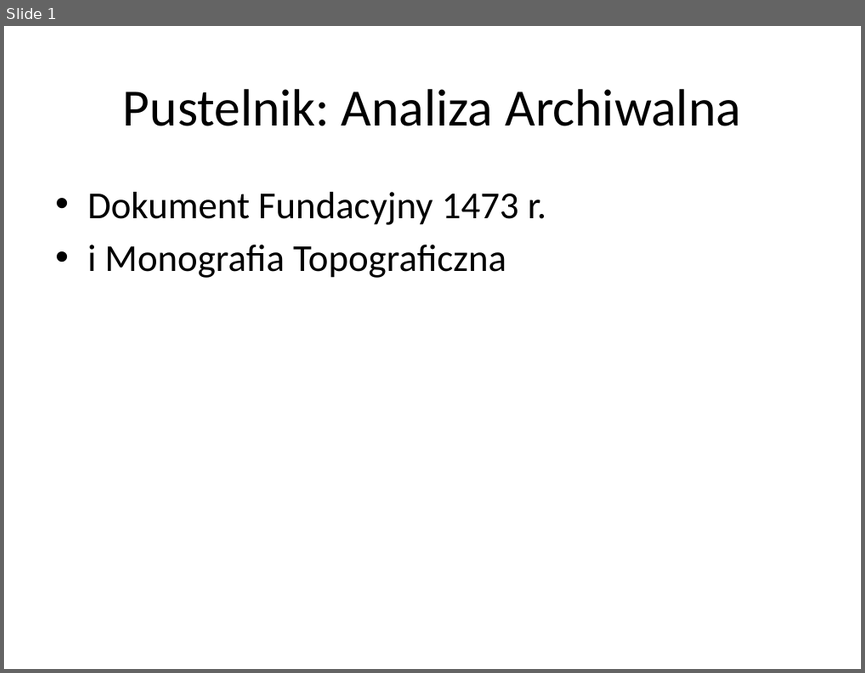
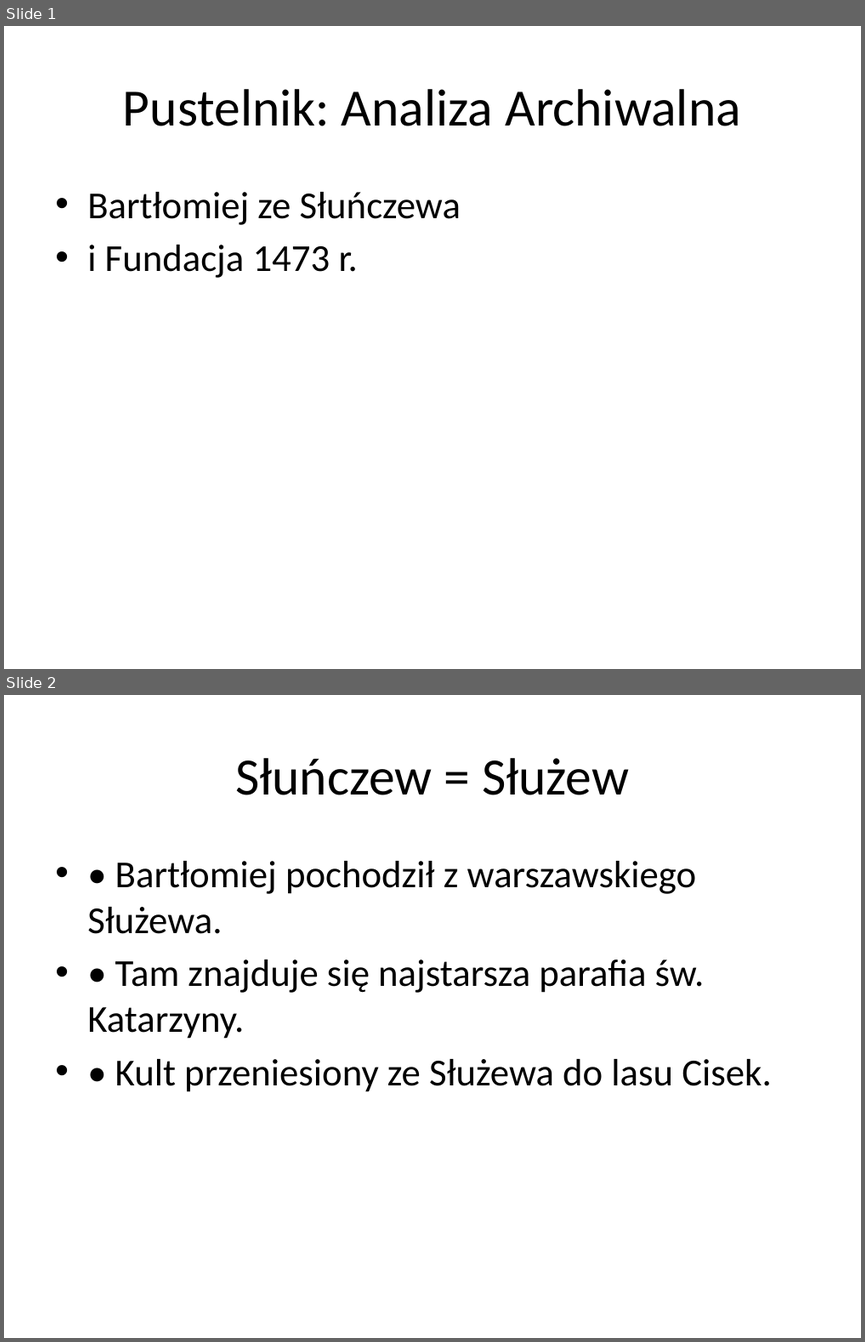
Before and after one commit to lindi2k23-eng/pustel, a slide deck: Analiza_Historyczno-Badawcza_Najnowszego Pustelnika170520266.pptx. Shown one above the other, each under a label of ours: slide 1 before the commit, slides 1 and 2 after it. The pictures are 865x673 and 865x1342 pixels, drawn with LibreOffice and Linux fonts; fonts in the diff are those of the drawing. Boxes give left, top, right and bottom in pixels: in the first picture for what was removed or moved away, otherwise in the second. Text is boxed around its words. In the diff, an @@ line names an element or a change of style, - is before the commit and + after.

```diff
--- a/Analiza_Historyczno-Badawcza_Najnowszego Pustelnika170520266.pptx
+++ b/Analiza_Historyczno-Badawcza_Najnowszego Pustelnika170520266.pptx
@@ slide 2 added at <box>4,695,861,1338</box>, background #FFFFFF @@
@@ title added at <box>235,758,629,795</box>, 44 pt, text #000000 @@
+Słuńczew = Służew
@@ text added at <box>87,861,772,1092</box>, 32 pt, text #000000 @@
+• • Bartłomiej pochodził z warszawskiego Służewa.
+• • Tam znajduje się najstarsza parafia św. Katarzyny.
+• • Kult przeniesiony ze Służewa do lasu Cisek.
@@ slide 1 changed as well @@
@@ text at <box>87,192,460,278</box>: text changed @@
-• Dokument Fundacyjny 1473 r.
-• i Monografia Topograficzna
+• Bartłomiej ze Słuńczewa
+• i Fundacja 1473 r.
```
Also in this commit, not shown: 3 other slides changed, 2 slides removed, 2 other files.
